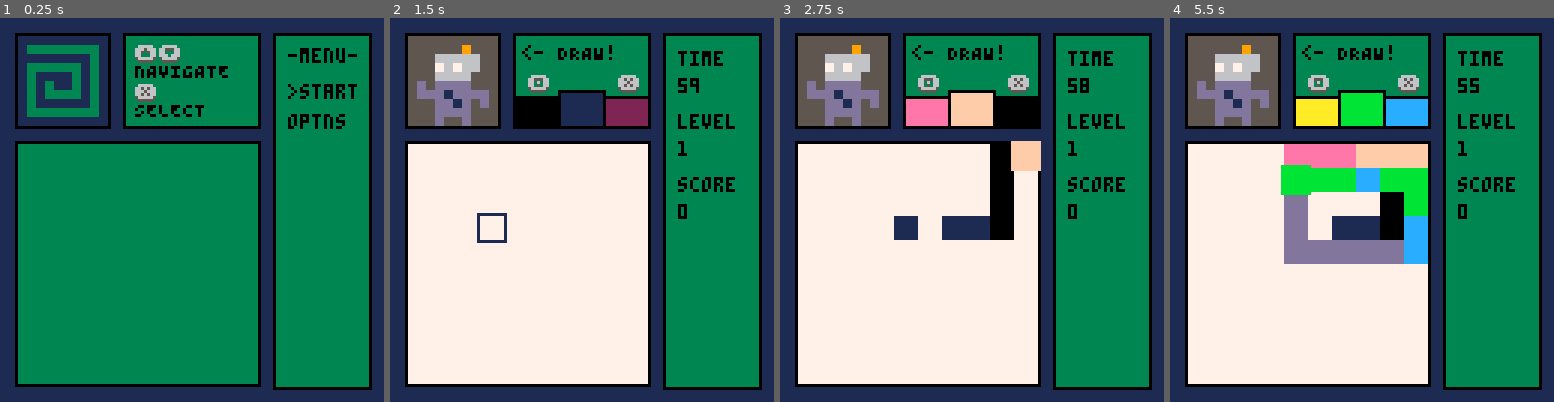
Above: before the commit, frames 1-4 (left to right).
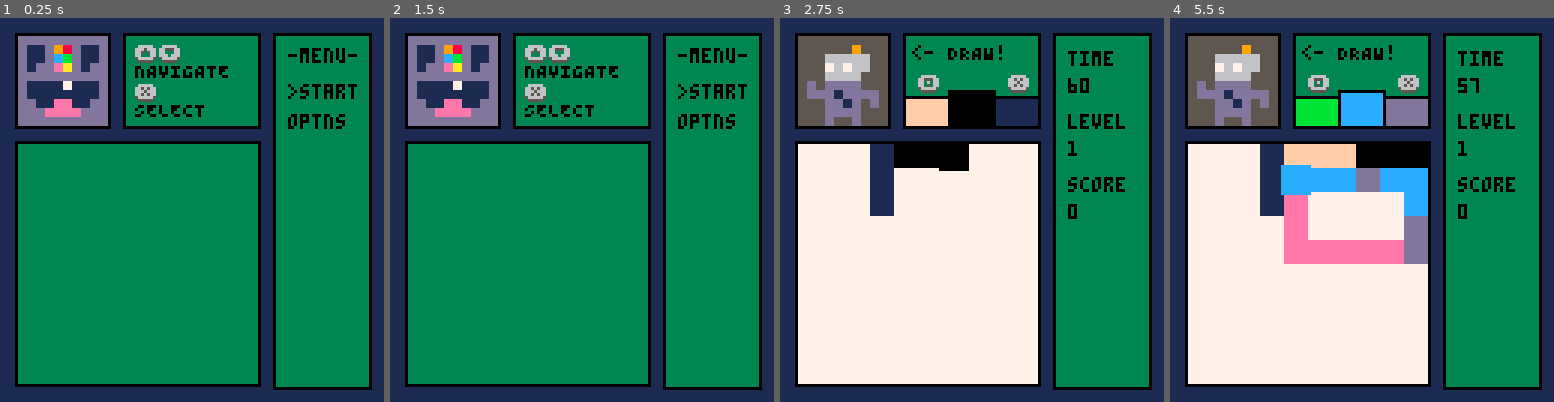
Above: after the commit, the same moments.

Repository: appellatebaton0/siege-6
Game: PICO-8 cartridge siege6.p8
Same seed, same stepped clock (60 frames per second), same inputs: the game is played once before the commit and once after it.
Inputs:
- Up to frame 1 (0.25 s): no input
- Up to frame 2 (1.5 s): tap X (X key) at 0.33, 1.07 s; tap O (Z key) at 0.7 s
- Up to frame 3 (2.75 s): hold Right 1.6-2.1 s; tap O (Z key) at 1.7, 2.1, 2.5 s; tap X (X key) at 1.85 s; hold Up 2.15-2.42 s; hold Right from 2.47 s (still down)
- Up to frame 4 (5.5 s): tap O (Z key) every 0.4 s from 2.9 to 5.3 s; tap X (X key) at 2.97, 4.08, 5.2 s; release Right at 3.03 s; hold Left 3.08-3.58 s; hold Down 3.63-3.97 s; hold Right 4.02-4.68 s; hold Up 4.73-5.03 s; hold Left from 5.08 s (still down)

The runs differ from the first frame. In frame 1, 4.8% of the frame differs, in the area x 4-29%, y 4-29%; in frame 2, 50%, in the area x 4-93%, y 4-96%; in frame 3, 8.2%; in frame 4, 14%.

Commit message:
v0.19 - Transition Setup
Started doing the setup for making transitions between states - like making an animation between the main menu and the game.

Diff:
--- a/siege6.lua
+++ b/siege6.lua
@@ -38,6 +38,9 @@
     _init=function (this)
         this.in_menu = true
 
+        this.in_transition = false
+        this.transition_timer = 0.0
+
         this.score = 0
         this.current_level = 1
     end,
@@ -50,6 +53,34 @@
                 this.in_menu = true
                 menu_pane:change_menu("lose")
             end
+        elseif this.in_transition then
+            this.transition_timer = move_towards(this.transition_timer, 0, 1/30)
+
+            if this.transition_timer == 0.0 then
+                this:call_transition_calls()
+                this.in_transition = false
+
+                for i, pane in pairs(this.transistors) do
+                    pane.in_transition = false
+                end
+            end
+        end
+    end,
+
+    transition_calls = {},
+    call_transition_calls=function (this)
+        for i, funct in pairs(this.transition_calls) do
+            funct()
+        end
+    end,
+    transistors = {},
+    transition=function(this, panes)
+        this.in_transition = true
+        this.transition_timer = 1.0
+
+        for i, pane in pairs(panes) do
+            pane.in_transition = true
+            transistors:insert(pane)
         end
     end,
 
@@ -212,10 +243,25 @@
 hint_pane = {
     x=5, y=5, sx=32, sy=32,
 
+    default = {
+        {13,13,13,13,13,13,13,13,13,13,},
+        {13,1,1,1,13,1,1,13,13,13,},
+        {13,1,1,13,13,1,1,1,13,13,},
+        {13,13,13,13,13,1,1,1,14,13,},
+        {13,9,12,14,13,1,1,14,14,13,},
+        {13,8,11,10,13,7,1,14,14,13,},
+        {13,13,13,13,13,1,1,1,14,13,},
+        {13,1,1,1,13,1,1,1,13,13,},
+        {13,1,1,13,13,1,1,13,13,13,},
+        {13,13,13,13,13,13,13,13,13,13,},
+    },
+
     _draw=function(this)
         rect(this.x, this.y, this.x + this.sx - 1, this.y + this.sy - 1, outline_color)
 
         canvas = grid.canvas
+        if state.in_menu then canvas = this.default end
+
         for i=1,grid.grid_size do
             for j=1,grid.grid_size do
                 left = (this.x + 1) + ((i-1) * 3)
@@ -349,8 +395,12 @@
                 // Selecting a menu item
                 if btnp(5) then
                     if menu.options[this.index] == "start" then
-                        state:start_round()
-                        this:change_menu("scoreboard")
+                        state:transition()
+                        state.transition_calls["menu2start"]=function()
+                            state:start_round()
+                            this:change_menu("scoreboard")
+                        end
+
                 elseif menu.options[this.index] == "optns" then
                         this:change_menu("optns")
                     end
Not shown, changed: README.md
